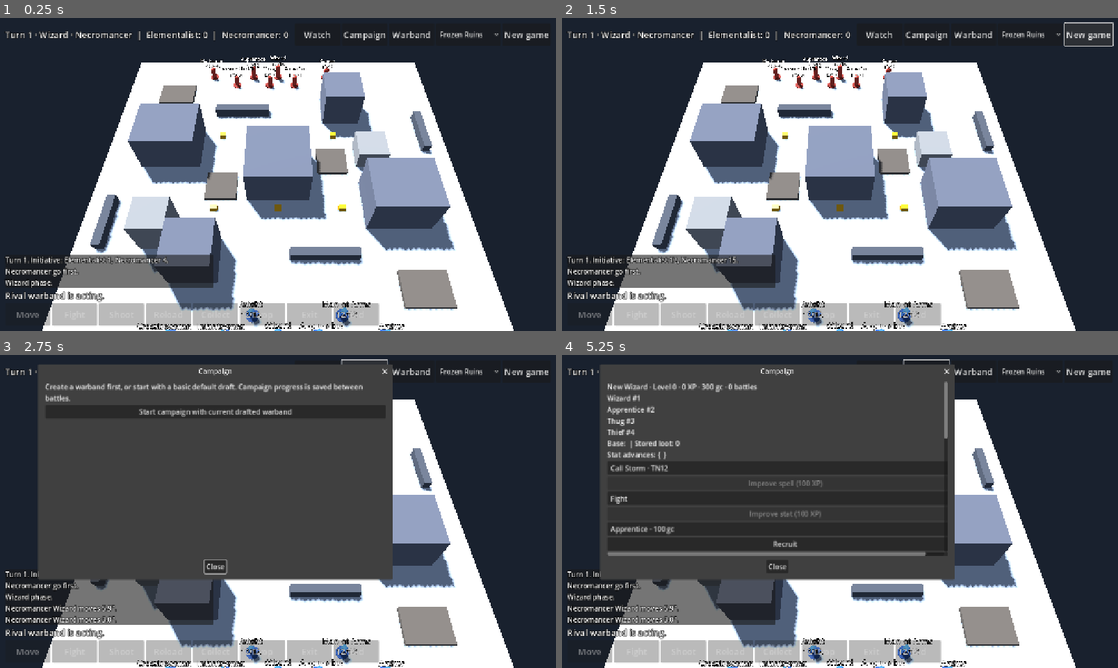
Above: before the commit, frames 1-4 (two rows, left to right).
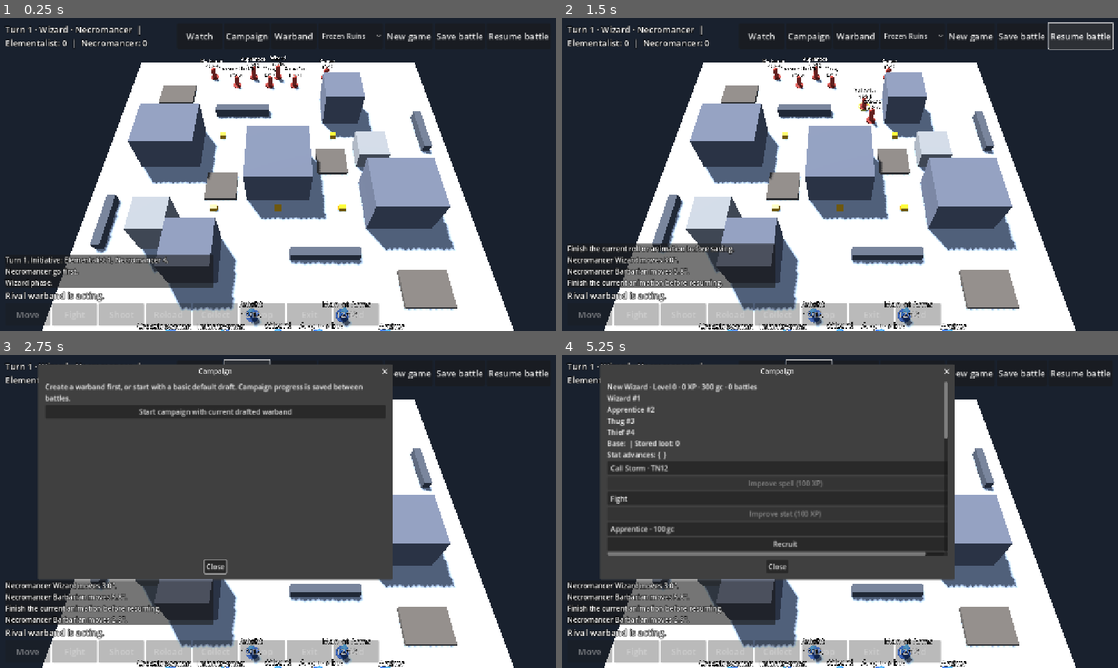
Above: after the commit, the same moments.

Repository: drag0nblad3/Frostgame
Game: Godot game, scene res://scenes/main.tscn
Two runs of this game, one before a commit and one after it. Both use one fixed random seed, a clock stepped at 60 frames per second and the inputs below.
Inputs (mouse positions are in pixels of both pictures, inside the frame that each line leads up to):
- Up to frame 1 (0.25 s): no input
- Up to frame 2 (1.5 s): click (1023, 36) at 0.5 s, where only the run after the commit has a clickable "Save battle"; click (1079, 36) at 1.25 s, where only the run after the commit has a clickable "Resume battle"
- Up to frame 3 (2.75 s): click "Campaign" at 2 s
- Up to frame 4 (5.25 s): click "Campaign" at 2.75 s; click "New game" at 3.5 s; click "New game" at 4.25 s; click "Start campaign with current d…" at 5 s

The runs differ from the first frame. In frame 1, 1.8% of the frame differs, in the area x 1-99%, y 2-10%; in frame 2, 4.3%, in the area x 1-100%, y 1-87%; in frame 3, 1.8%; in frame 4, 1.8%.

Commit message:
Add versioned battle save and resume with deterministic RNG

Diff:
--- /dev/null
+++ b/src/core/state/battle_snapshot.gd
@@ -0,0 +1,118 @@
+class_name BattleSnapshot
+extends RefCounted
+## Local, versioned checkpoint. No objects or suspended callbacks are deserialized.
+const VERSION := 1
+const PATH := "user://frostgame_battle_v1.dat"
+const STATE := ["side_names", "turn", "phase", "push_winner", "push_loser", "forced_combat", "reaction_side", "random_encounters", "museum", "reinforcement_points", "spellbooks", "spell_catalog", "storm_penalty", "words", "fast_acts", "telescope_ready", "pending_initiative", "order", "order_index", "active_id", "winner", "over", "critical_hits"]
+const EARLY := ["leaders", "eligible", "used", "closed"]
+const GROUP := ["stage", "side", "members", "pending"]
+const TOKEN := ["id", "pos", "carrier_id", "secured_by", "lost", "ever_collected", "central"]
+
+
+static func can_save(c: GameController) -> bool:
+	if c == null or c.state.over:
+		return false
+	var s := c.state
+	return s.pending_intercept.is_empty() and s.pending_cast.is_empty() and s.pending_resistance.is_empty() and s.pending_combat.is_empty() and c._magic.shatter.first.is_empty() and c._magic.shatter.next.is_empty() and not c._magic.shatter.resolving
+
+
+static func pack(obj: Object, fields: Array) -> Dictionary:
+	var out := {}
+	for key: String in fields:
+		var value: Variant = obj.get(key)
+		if value is Array or value is Dictionary:
+			value = value.duplicate(true)
+		out[key] = value
+	return out
+
+
+static func restore(obj: Object, values: Dictionary, fields: Array) -> void:
+	for key: String in fields:
+		if not values.has(key):
+			continue
+		var current: Variant = obj.get(key)
+		if current is Array:
+			current.assign(values[key])
+			obj.set(key, current)
+		else:
+			obj.set(key, values[key])
+
+
+static func plain(value: Variant) -> bool:
+	if value is Object or value is Callable or value is Signal or value is RID:
+		return false
+	if value is Array:
+		for child in value:
+			if not plain(child):
+				return false
+	if value is Dictionary:
+		for key in value:
+			if not plain(key) or not plain(value[key]):
+				return false
+	return true
+
+
+static func capture(c: GameController, meta: Dictionary = {}) -> Dictionary:
+	if not can_save(c):
+		return {}
+	var s := c.state
+	var out := {"version": VERSION, "meta": meta.duplicate(true), "state": pack(s, STATE), "early": pack(s.early, EARLY), "group": pack(s.group, GROUP), "board": BattleSnapshotParts.board_data(s.board), "figures": [], "treasures": [], "history": [], "rng": c.dice._rng.state}
+	for figure in s.figures:
+		out["figures"].append(BattleSnapshotParts.figure_data(figure))
+	for token in s.treasures:
+		out["treasures"].append(pack(token, TOKEN))
+	for event in c.history:
+		if plain(event.data):
+			out["history"].append({"type": event.type, "data": event.data.duplicate(true)})
+	return out if plain(out) else {}
+
+
+static func rebuild(d: Dictionary, db: FigureDb) -> GameController:
+	if d.get("version", -1) != VERSION:
+		return null
+	for key: String in ["state", "early", "group", "board", "figures", "treasures", "history", "rng"]:
+		if not d.has(key):
+			return null
+	var s := GameState.new()
+	s.creature_db = db
+	s.board = BattleSnapshotParts.make_board(d["board"])
+	restore(s, d["state"], STATE)
+	restore(s.early, d["early"], EARLY)
+	restore(s.group, d["group"], GROUP)
+	for entry: Dictionary in d["figures"]:
+		var figure := BattleSnapshotParts.make_figure(entry, db)
+		if figure == null:
+			return null
+		s.figures.append(figure)
+	for entry: Dictionary in d["treasures"]:
+		var token := TreasureToken.new(entry["id"], entry["pos"])
+		restore(token, entry, TOKEN)
+		s.treasures.append(token)
+	var dice := Dice.new(1)
+	dice._rng.state = int(d["rng"])
+	var c := GameController.new(s, dice)
+	for entry: Dictionary in d["history"]:
+		c.history.append(GameEvent.new(entry["type"], entry["data"]))
+	return c
+
+
+static func save(c: GameController, meta: Dictionary = {}, path: String = PATH) -> bool:
+	var data := capture(c, meta)
+	if data.is_empty():
+		return false
+	var file := FileAccess.open(path + ".tmp", FileAccess.WRITE)
+	if file == null:
+		return false
+	file.store_var(data, false)
+	file.close()
+	return DirAccess.rename_absolute(path + ".tmp", path) == OK
+
+
+static func read(path: String = PATH) -> Dictionary:
+	var file := FileAccess.open(path, FileAccess.READ)
+	if file == null or file.get_length() > 32 * 1024 * 1024:
+		return {}
+	var data: Variant = file.get_var(false)
+	if not data is Dictionary or data.get("version", -1) != VERSION or not plain(data):
+		return {}
+	return data
--- /dev/null
+++ b/src/core/state/battle_snapshot_parts.gd
@@ -0,0 +1,61 @@
+class_name BattleSnapshotParts
+extends RefCounted
+## Encode live definitions, dynamic terrain and ID-based links without objects.
+const FIGURE := ["id", "campaign_id", "injury_types", "familiar", "beauty_tests", "last_plane_attempt", "plane_attempts", "campaign_base", "original_side", "controller_id", "control_spell", "control_roll", "summoned_by", "prepared_demon_caster", "summon_spell", "side", "pos", "elevation", "health", "out_of_action", "exited", "treasure_id", "second_treasure_id", "shrunk_treasure_id", "disengaged", "spell_effects", "items", "elemental_shield", "poisoned", "poison_weapon", "empowerment_used", "used_gear", "next_cast_gear", "petrified_skip", "magic_exhausted", "last_time_walk", "walk_phases", "stored_action_turn", "used_stored_action", "non_moves", "activated", "actions_left", "moves_taken", "acted", "loaded", "destroyed_weapons"]
+const DEFINITION := ["id", "name", "role", "move", "fight", "shoot", "armour", "will", "health", "cost", "specialist", "shield", "traits", "verify"]
+const BOARD := ["id", "name", "size", "darkness"]
+const TERRAIN := ["rect", "circular", "eye_direction", "ramp", "ramp_rotated", "ramp_start", "ramp_end", "cast_turn", "caster_id"]
+const KIND := ["id", "name", "blocks_los", "blocks_move", "cover", "move_mult", "height", "walkable_top", "stairs"]
+
+
+static func figure_data(f: Figure) -> Dictionary:
+	var out := BattleSnapshot.pack(f, FIGURE)
+	var definition := BattleSnapshot.pack(f.def, DEFINITION)
+	var weapons: Array[String] = []
+	for w in f.def.weapons:
+		weapons.append(w.id)
+	definition["weapons"] = weapons
+	out["definition"] = definition
+	out["melee"] = f.melee.id if f.melee != null else ""
+	out["ranged"] = f.ranged.id if f.ranged != null else ""
+	return out
+
+
+static func make_figure(d: Dictionary, db: FigureDb) -> Figure:
+	var info: Dictionary = d["definition"]
+	if not db.figures.has(info["id"]):
+		return null
+	var definition := FigureDef.from_dict(info["id"], info, db.weapons)
+	var f := Figure.new(d["id"], definition, d["side"], d["pos"], db.unarmed())
+	BattleSnapshot.restore(f, d, FIGURE)
+	f.melee = db.weapons.get(d["melee"])
+	f.ranged = db.weapons.get(d["ranged"])
+	return f
+
+
+static func board_data(board: Board) -> Dictionary:
+	var out := BattleSnapshot.pack(board, BOARD)
+	var pieces: Array = []
+	for p in board.pieces:
+		var row := BattleSnapshot.pack(p, TERRAIN)
+		row["kind"] = BattleSnapshot.pack(p.kind, KIND)
+		row["eye_host"] = board.pieces.find(p.eye_host)
+		pieces.append(row)
+	out["pieces"] = pieces
+	return out
+
+
+static func make_board(d: Dictionary) -> Board:
+	var board := Board.new()
+	BattleSnapshot.restore(board, d, BOARD)
+	for entry: Dictionary in d["pieces"]:
+		var kind := TerrainKind.new()
+		BattleSnapshot.restore(kind, entry["kind"], KIND)
+		var p := TerrainPiece.new(kind, entry["rect"])
+		BattleSnapshot.restore(p, entry, TERRAIN)
+		board.pieces.append(p)
+	for i in board.pieces.size():
+		var host := int(d["pieces"][i]["eye_host"])
+		if host >= 0 and host < board.pieces.size():
+			board.pieces[i].eye_host = board.pieces[host]
+	return board
--- a/src/view/battle/battle_scene.gd
+++ b/src/view/battle/battle_scene.gd
@@ -48,6 +48,8 @@
 		new_game(0))
 	hud.roster_pressed.connect(_open_roster)
 	hud.campaign_pressed.connect(_open_campaign)
+	hud.save_battle_pressed.connect(_save_battle)
+	hud.resume_battle_pressed.connect(_resume_battle)
 	hud.scenario_selected.connect(func(id: String) -> void: _scenario_id = id)
 	_campaign.load_save()
 	_rig.tapped.connect(_on_tap)
@@ -57,12 +59,6 @@
 
 
 func new_game(seed_value: int) -> void:
-	if player != null:
-		player.queue_free()
-	_markers.clear()
-	auto_play = false
-	hud.set_auto(false)
-	_wait = 0.0
 	var data: Dictionary = JsonFile.read(ScenarioLoader.DIR + _scenario_id + ".json")
 	if _campaign_battle:
 		data["warbands"][0] = _campaign.deployment()
@@ -70,25 +66,47 @@
 		data["warbands"][0] = _roster.duplicate(true)
 	var state := ScenarioLoader.from_dict(data, _figures, _terrain)
 	state.reaction_side = -2 if watch_mode else player_side
-	controller = GameController.new(state, Dice.new(seed_value))
+	_attach_battle(GameController.new(state, Dice.new(seed_value)), true)
+
+
+func _attach_battle(c: GameController, start: bool) -> void:
+	if player != null:
+		player.queue_free()
+	_markers.clear()
+	auto_play = false
+	hud.set_auto(false)
+	_wait = 0.0
+	controller = c
+	var state := c.state
 	_board_view.build(state.board)
 	_markers.board = state.board
 	_rig.look_at_table(TableSpace.to_world(state.board.size * 0.5))
 	player = EventPlayer.new()
 	player.state = state
 	add_child(player)
-	player.build_treasures()
 	for f in state.figures:
 		var v := FigureView.new()
 		player.add_child(v)
 		v.setup(f, "Creature" if f.side < 0 else state.side_names[f.side])
 		player.views[f.id] = v
+		v.set_active(f.id == state.active_id)
+		if f.out_of_action:
+			v.take_out()
+		if f.exited:
+			v.visible = false
+	player.build_treasures()
 	hud.clear_log()
 	player.line_logged.connect(hud.add_line)
 	controller.event_emitted.connect(player.push)
 	controller.event_emitted.connect(_on_event)
 	player_input = BattleInput.new(controller, hud, _rig.camera, _markers)
-	controller.start_game()
+	if start:
+		controller.start_game()
+	else:
+		for event in controller.history.slice(-8):
+			var line := Explainer.text(state, event)
+			if line != "":
+				hud.add_line(line)
 	_update_status()
 	_dirty = true
 
@@ -114,7 +132,10 @@
 	if s.over and _campaign_battle:
 		_campaign_battle = false
 		_campaign.settle(controller, controller.dice)
-		_campaign.save()
+		if _campaign.save():
+			var checkpoint := BattleSnapshot.read()
+			if checkpoint.get("meta", {}).get("campaign", false):
+				DirAccess.remove_absolute(BattleSnapshot.PATH)
 		_open_campaign()
 	if s.over or controller.awaiting_reaction() or (watch_mode and not auto_play) or (not watch_mode and s.current_side() == player_side and (s.active() == null or s.active().side >= 0)):
 		_wait = 0.0
@@ -260,7 +281,48 @@
 			unit["dead"] = true
 			CampaignInventory.lose_owned(_campaign.data, int(unit["id"]))
 			_campaign.data["last_report"].append("%s retires after losing both eyes." % str(unit["type"]).capitalize())
+	if not _campaign.save():
+		return
 	_campaign_battle = true
 	watch_mode = false
 	_campaign_dialog.hide()
 	new_game(0)
+
+
+
+func _campaign_fingerprint() -> String:
+	return FileAccess.get_sha256(CampaignProgress.PATH) if FileAccess.file_exists(CampaignProgress.PATH) else ""
+
+
+func _save_battle() -> void:
+	if controller == null or not player.idle() or not BattleSnapshot.can_save(controller):
+		hud.add_line("Finish the current roll or animation before saving.")
+		return
+	var meta := {"scenario": _scenario_id, "campaign": _campaign_battle, "campaign_hash": _campaign_fingerprint() if _campaign_battle else "", "watch": watch_mode}
+	if BattleSnapshot.save(controller, meta):
+		hud.add_line("Battle saved.")
+	else:
+		hud.add_line("Could not save this battle.")
+
+
+func _resume_battle() -> void:
+	if controller != null and not player.idle():
+		hud.add_line("Finish the current animation before resuming.")
+		return
+	var data := BattleSnapshot.read()
+	if data.is_empty():
+		hud.add_line("No compatible saved battle.")
+		return
+	var meta: Dictionary = data.get("meta", {})
+	if meta.get("campaign", false) and (meta.get("campaign_hash", "") == "" or meta["campaign_hash"] != _campaign_fingerprint()):
+		hud.add_line("Campaign changed since this checkpoint; cannot resume it.")
+		return
+	var restored := BattleSnapshot.rebuild(data, _figures)
+	if restored == null:
+		hud.add_line("Could not restore the saved battle.")
+		return
+	_scenario_id = str(meta.get("scenario", SCENARIO))
+	_campaign_battle = bool(meta.get("campaign", false))
+	watch_mode = bool(meta.get("watch", false))
+	_attach_battle(restored, false)
+	hud.add_line("Battle resumed.")
--- a/src/view/battle/event_player.gd
+++ b/src/view/battle/event_player.gd
@@ -151,3 +151,9 @@
 		add_child(marker)
 		marker.position = TableSpace.to_world(token.pos, 0.25 + state.board.height_at(token.pos))
 		treasure_views[token.id] = marker
+		if not token.unresolved():
+			marker.visible = false
+		elif token.carrier_id >= 0 and views.has(token.carrier_id):
+			var carrier := state.figure(token.carrier_id)
+			marker.reparent(views[token.carrier_id], false)
+			marker.position = Vector3(-0.48 if carrier.second_treasure_id == token.id else 0.48, 0.65, 0)
--- a/src/view/hud/battle_hud.gd
+++ b/src/view/hud/battle_hud.gd
@@ -8,6 +8,8 @@
 signal new_game_pressed
 signal roster_pressed
 signal campaign_pressed
+signal save_battle_pressed
+signal resume_battle_pressed
 signal scenario_selected(id: String)
 signal action_pressed(action: String)
 
@@ -36,7 +38,7 @@
 	var col := VBoxContainer.new()
 	col.mouse_filter = Control.MOUSE_FILTER_IGNORE
 	root.add_child(col)
-	var top := HBoxContainer.new()
+	var top := HFlowContainer.new()
 	top.mouse_filter = Control.MOUSE_FILTER_IGNORE
 	col.add_child(top)
 	_status = _label(20)
@@ -63,6 +65,8 @@
 	scenarios.item_selected.connect(func(i: int) -> void: scenario_selected.emit(str(scenarios.get_item_metadata(i))))
 	top.add_child(scenarios)
 	top.add_child(_button("New game", func() -> void: new_game_pressed.emit()))
+	top.add_child(_button("Save battle", func() -> void: save_battle_pressed.emit()))
+	top.add_child(_button("Resume battle", func() -> void: resume_battle_pressed.emit()))
 	_blocks.append(top)
 	var spacer := Control.new()
 	spacer.size_flags_vertical = Control.SIZE_EXPAND_FILL
--- /dev/null
+++ b/tests/unit/test_battle_snapshot.gd
@@ -0,0 +1,51 @@
+extends TestCase
+
+
+func test_checkpoint_preserves_live_state_and_rng() -> void:
+	var a := fig("wizard", 0, Vector2(10, 10), 1)
+	var b := fig("thug", 1, Vector2(20, 20), 2)
+	var c := make_game(make_board([["wall", 14, 14, 1, 3]]), [a, b], Dice.new(4242))
+	c.state.creature_db = db()
+	c.state.spellbooks[0] = {"heal": 8}
+	c.start_game()
+	a.health = 5
+	a.spell_effects["strength"] = 14
+	a.items.append({"gear": "gear_fate_stone"})
+	a.used_gear["gear_fate_stone"] = true
+	a.def = a.def.with_bonuses({"health": 2})
+	var token := TreasureToken.new(0, a.pos)
+	token.carrier_id = a.id
+	a.treasure_id = 0
+	c.state.treasures.append(token)
+	c.emit("cast_result", {"id": 1, "success": true, "tn": 8})
+	var kind := TerrainKind.new()
+	kind.id = "spell_wizard_eye"
+	var eye := TerrainPiece.new(kind, Rect2(13, 14, 0.1, 0.1))
+	eye.eye_host = c.state.board.pieces[0]
+	c.state.board.pieces.append(eye)
+	check(BattleSnapshot.save(c, {"scenario": "test"}, "user://battle_snapshot_test.dat"))
+	var data := BattleSnapshot.read("user://battle_snapshot_test.dat")
+	var loaded := BattleSnapshot.rebuild(data, db())
+	check(loaded != null)
+	if loaded == null:
+		return
+	check_eq(loaded.state.figure(1).health, 5)
+	check_eq(loaded.state.figure(1).def.health, 16)
+	check_eq(loaded.state.figure(1).treasure_id, 0)
+	check_eq(loaded.state.treasure(0).carrier_id, 1)
+	check_eq(loaded.state.board.pieces[1].eye_host, loaded.state.board.pieces[0])
+	check_eq(loaded.state.early.leaders, c.state.early.leaders)
+	check_eq(loaded.state.order, c.state.order)
+	check_eq(loaded.history.size(), c.history.size())
+	check_eq(loaded.state.figure(1).spell_effects, a.spell_effects)
+	check(not ActiveGear.ready(loaded.state.figure(1), "gear_fate_stone"))
+	for i in 10:
+		check_eq(loaded.dice.d20(), c.dice.d20())
+	DirAccess.remove_absolute("user://battle_snapshot_test.dat")
+
+
+func test_checkpoint_blocks_pending_roll() -> void:
+	var c := make_game(make_board(), [fig("wizard", 0, Vector2(4, 4)), fig("thug", 1, Vector2(14, 14))], Dice.new(3))
+	c.state.pending_cast = {"caster": 1}
+	check(not BattleSnapshot.can_save(c))
+	check(BattleSnapshot.capture(c).is_empty())
Not shown, changed: docs/PLANNING.md
Not shown, changed: docs/rules-coverage.md
